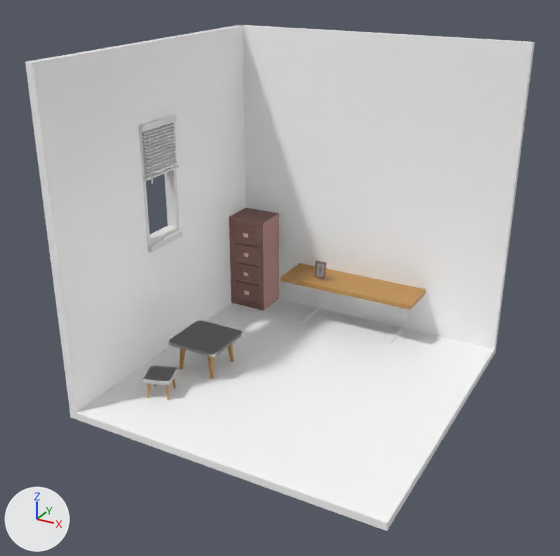
An edit to the Blender file Blends/HoYaCho.blend, drawn before and after from the same camera.
Camera for both pictures: a 50 mm camera at (13.7, -26.6, 18.0) aimed at (-0.4, -1.0, 5.2). The axes (+X, +Y, +Z) are drawn at lower left. The lights are the same throughout.

Names of what the first picture shows: 'Cabinet', 'Cabinet.001', 'Cube', 'Cube.001', 'Cube.002', 'Desk', 'Table_Frame_02', 'Window_Blind', 'Window_Top.001'.
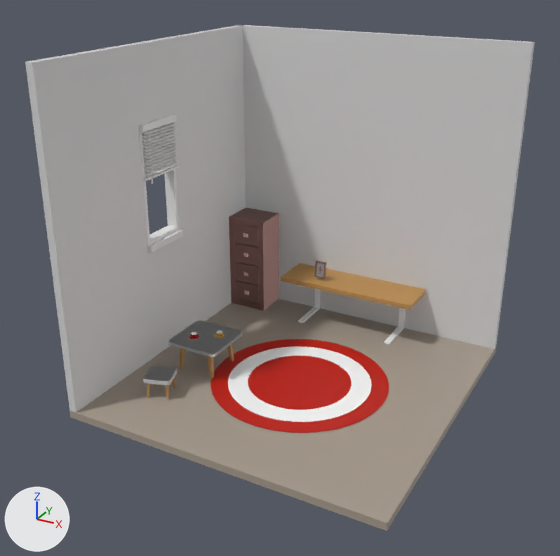
Pixel boxes [x1, y1, x2, y2] of what changed, in the pictures (560 x 556 px):
'Cube.001', recoloured (white to grey)
    both: [239, 25, 535, 349]
'Cube', recoloured (white to grey)
    both: [70, 299, 496, 531]
'Circle.007', added
    after: [211, 339, 389, 433]
    faces in mat_red (red #c01600): [211, 339, 389, 433]
    faces in mat_white (white #ffffff): [228, 346, 372, 422]
part 1 of me_cube_002, recoloured
    both: [25, 25, 246, 413]

Patch to the scene script:
```diff
--- a/Blends/HoYaCho.blend.py
+++ b/Blends/HoYaCho.blend.py
@@ mat_background @@
+mat_background = principled_material('background')
+mat_background.base_color = (0.7, 0.7, 0.7)  # light grey #dadada
@@ mat_bottom @@
+mat_bottom = principled_material('Bottom')
+mat_bottom.base_color = (0.393, 0.332, 0.272)  # grey #a89c8e
@@ mat_red @@
+mat_red = principled_material('red')
+mat_red.base_color = (0.528, 0.00802, 0.0)  # red #c01600
@@ me_cube @@
 me_cube.from_pydata(...)  # 8 vertices, 6 faces; spans x -1.0..1.0, y -1.0..1.0, z -1.0..1.0
-me_cube.materials.append(mat_white)  # white #ffffff
+me_cube.materials.append(mat_bottom)  # grey #a89c8e
@@ me_cube_001 @@
 me_cube_001.from_pydata(...)  # 8 vertices, 6 faces; spans x -7.0..7.0, y 6.65..6.98, z 0.17..14.17
-me_cube_001.materials.append(mat_white)  # white #ffffff
+me_cube_001.materials.append(mat_background)  # light grey #dadada
@@ me_cube_002 @@
 me_cube_002.from_pydata(...)  # 16 vertices, 12 faces; spans x -6.98..-6.65, y -7.0..7.0, z 0.17..14.17
 # used by ob_cube_002; location = (0.0, 0.0, 0.0)
+# me_cube_002 part 1: all 8 faces that had it switch from mat_white (white #ffffff) to mat_background (light grey #dadada)
@@ me_circle_006 @@
+me_circle_006.from_pydata([], [], [])
@@ me_circle_007 @@
+me_circle_007.from_pydata(...)  # 48 vertices, 37 faces; spans x -1.0..1.0, y -1.0..1.0, z -0.01
+me_circle_007.polygons.foreach_set('use_smooth', [True] * 37)
+# faces by material slot: [25, 12]
+me_circle_007.materials.append(mat_red)  # red #c01600
+me_circle_007.materials.append(mat_white)  # white #ffffff
@@ ob_circle_007 @@
+ob_circle_007 = bpy.data.objects.new('Circle.007', me_circle_007)
+ob_circle_007.parent = ob_circle_006
+ob_circle_007.matrix_parent_inverse = Matrix(((0.411, 0.0, 0.0, -0.108), (0.0, 0.411, 0.0, 0.166), (0.0, 0.0, 0.411, -0.0684), (0.0, 0.0, 0.0, 1.0)))
+ob_circle_007.location = (0.262, -0.403, 0.248)
+ob_circle_007.scale = (4.08, 4.08, 4.08)
+_m = ob_circle_007.modifiers.new('Subdivision', 'SUBSURF')
+_m.levels = 2
@@ ob_circle_006 @@
+ob_circle_006 = bpy.data.objects.new('Circle.006', me_circle_006)
+ob_circle_006.location = (0.262, -0.403, 0.167)
+ob_circle_006.scale = (2.43, 2.43, 2.43)
```
